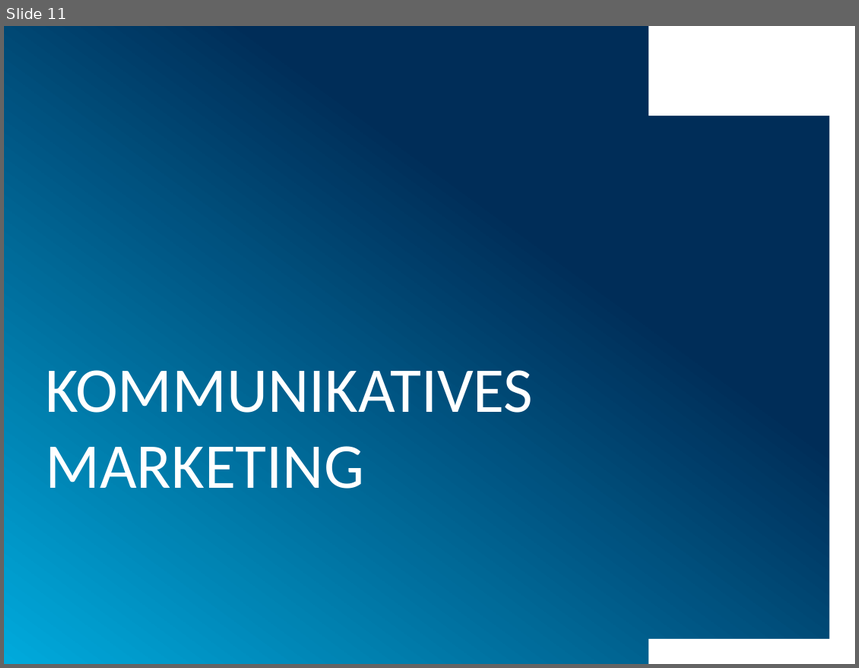
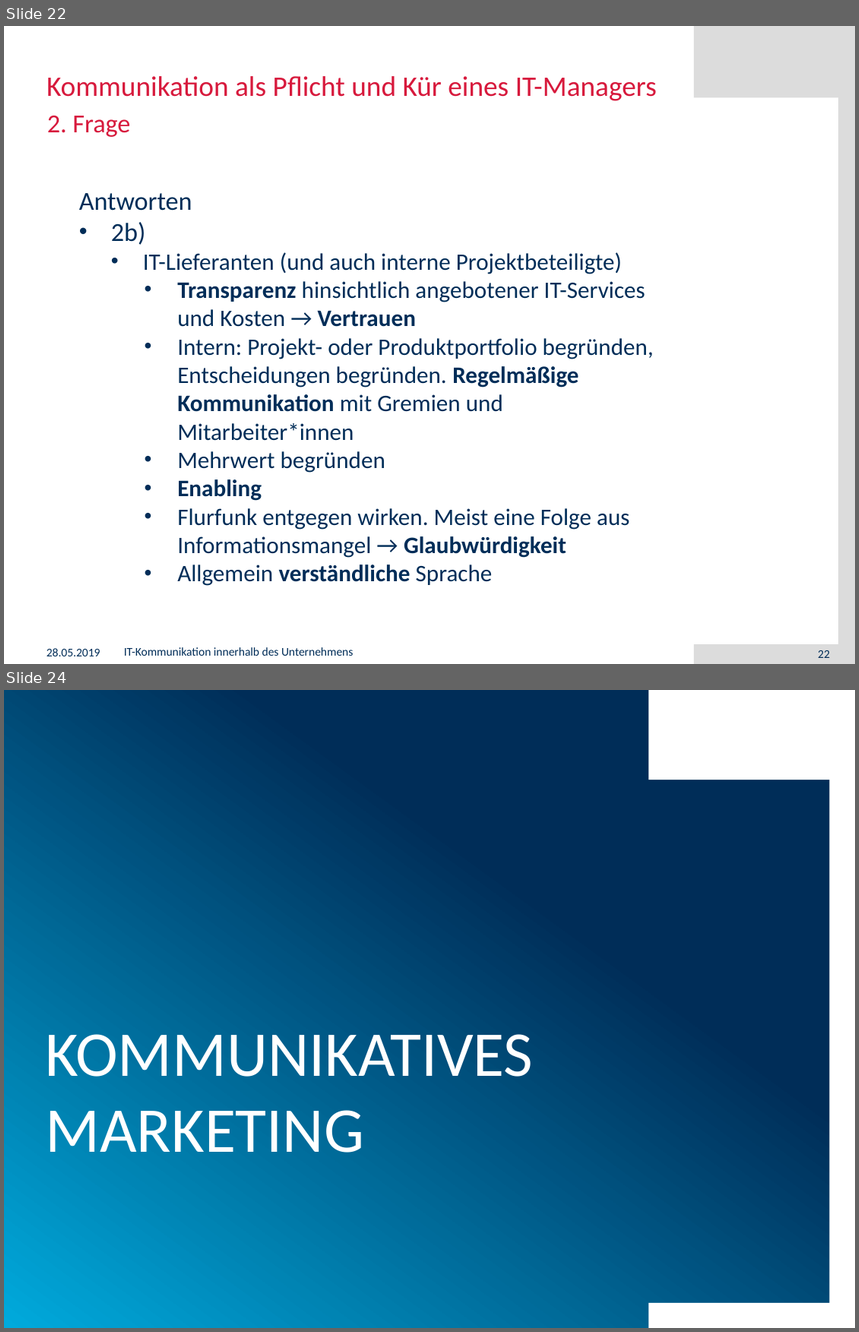
Before and after one commit to muensto/itm_vortrag_1233, a slide deck: 20190528.pptx. Shown one above the other, each under a label of ours: slide 11 before the commit, slides 22 and 24 after it; the slides between them are not shown. The pictures are 859x668 and 859x1332 pixels, drawn with LibreOffice and Linux fonts; fonts in the diff are those of the drawing; background and template pictures are left out. Boxes give left, top, right and bottom in pixels: in the first picture for what was removed or moved away, otherwise in the second. Text is boxed around its words. In the diff, an @@ line names an element or a change of style, - is before the commit and + after.

```diff
--- a/20190528.pptx
+++ b/20190528.pptx
@@ slide 22 added at (4,26,855,664), background #FFFFFF @@
@@ rectangle added at (694,26,855,97), fill #DCDCDC @@
@@ rectangle added at (839,26,855,659), fill #DCDCDC @@
@@ title added at (47,76,657,101), 24 pt, text #D7193C @@
+Kommunikation als Pflicht und Kür eines IT-Managers
@@ text added at (47,115,130,137), 22 pt, text #D7193C @@
+2. Frage
@@ text added at (79,193,654,586), 20 pt, text #002D58 @@
+Antworten
+• 2b)
+  • IT-Lieferanten (und auch interne Projektbeteiligte)
+    • Transparenz hinsichtlich angebotener IT-Services und Kosten → Vertrauen
+    • Intern: Projekt- oder Produktportfolio begründen, Entscheidungen begründen. Regelmäßige Kommunikation mit Gremien und Mitarbeiter*innen
+    • Mehrwert begründen
+    • Enabling
+    • Flurfunk entgegen wirken. Meist eine Folge aus Informationsmangel → Glaubwürdigkeit
+    • Allgemein verständliche Sprache
@@ text added at (47,648,101,657), 10 pt, text #002D58 @@
+28.05.2019
@@ text added at (124,648,353,656), 10 pt, text #002D58 @@
+IT-Kommunikation innerhalb des Unternehmens
@@ rectangle added at (694,645,855,664), fill #DCDCDC @@
@@ page number added at (818,651,830,658), 10 pt, text #002D58 @@
+22
@@ what was slide 11 is now slide 24 @@
```
Also in this commit, not shown: 2 slides changed, 12 other slides added.
